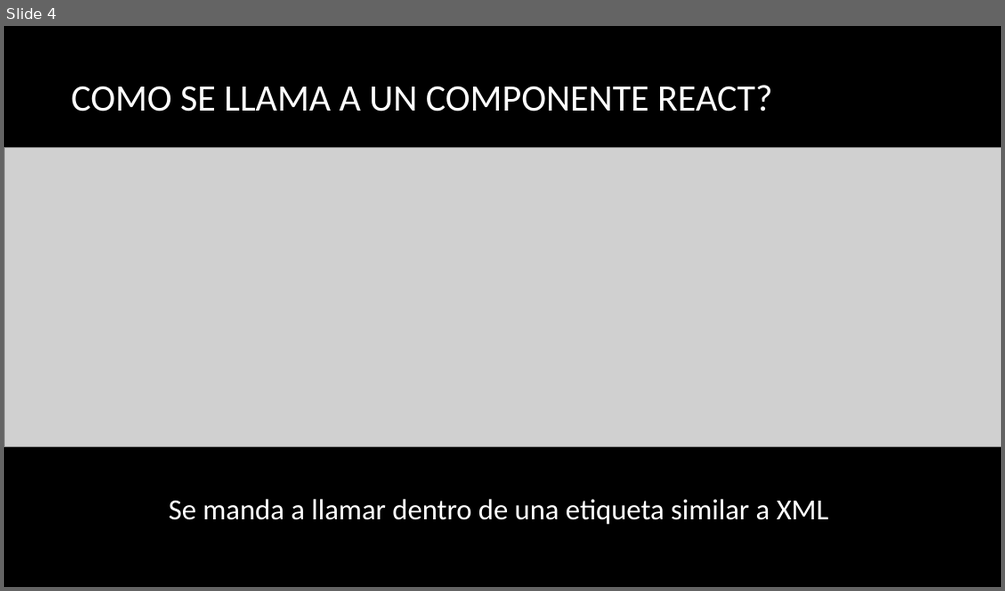
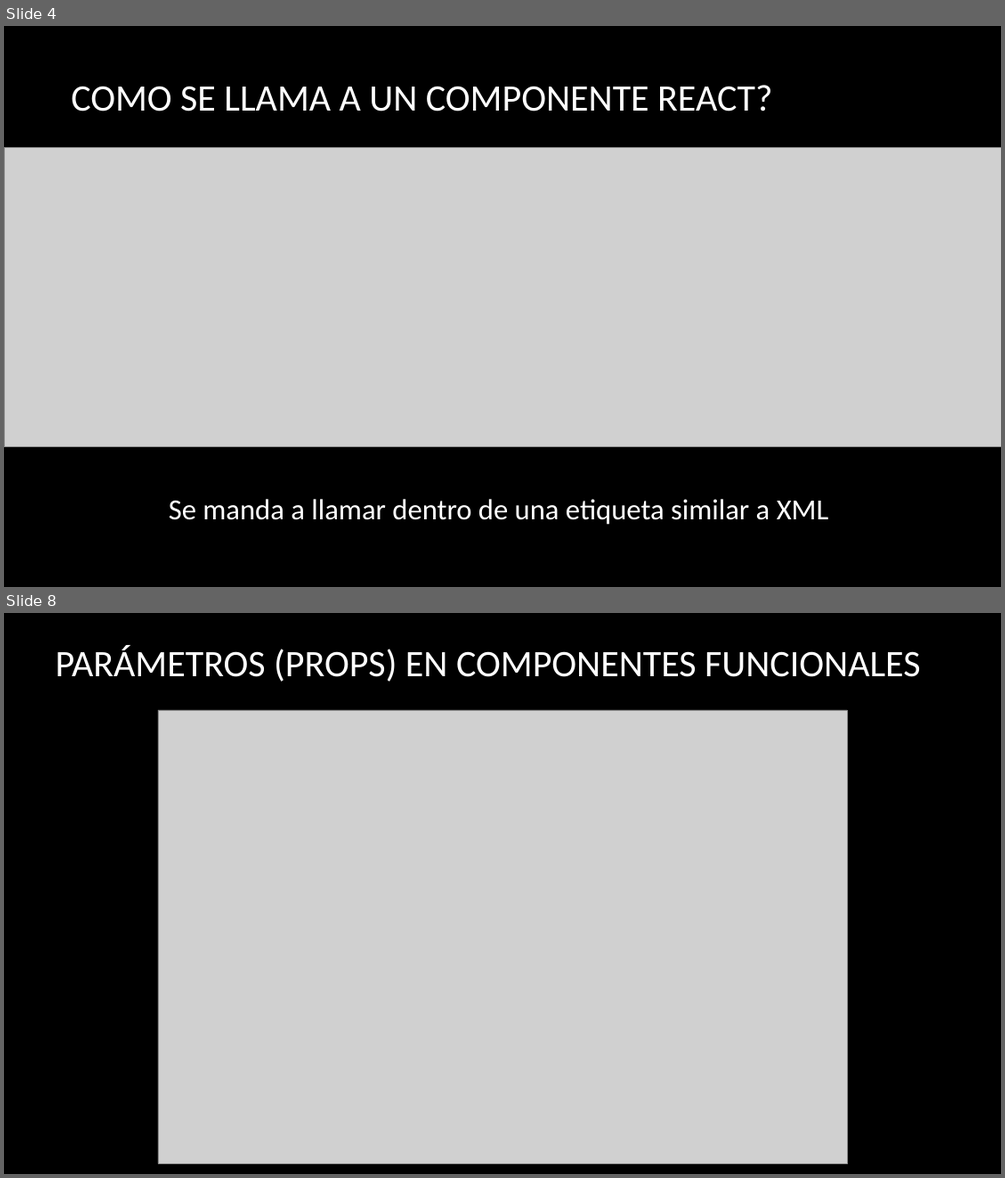
Before and after one commit to ProfeSantiago/ReactJS, a slide deck: 2) Componentes React.pptx. Shown one above the other, each under a label of ours: slide 4 before the commit, slides 4 and 8 after it; the slides between them are not shown. The pictures are 1005x591 and 1005x1178 pixels, drawn with LibreOffice and Linux fonts; fonts in the diff are those of the drawing; grey boxes stand for pictures; background and template pictures are left out. Boxes give left, top, right and bottom in pixels: in the first picture for what was removed or moved away, otherwise in the second. Text is boxed around its words. In the diff, an @@ line names an element or a change of style, - is before the commit and + after.

```diff
--- a/2) Componentes React.pptx
+++ b/2) Componentes React.pptx
@@ slide 8 added at [4, 613, 1001, 1174], background picture (left out) @@
@@ title added at [56, 645, 920, 682], 36 pt, text #FFFFFF @@
+PARÁMETROS (PROPS) EN COMPONENTES FUNCIONALES
@@ picture added at [158, 710, 848, 1163] @@
```
Also in this commit, not shown: 3 slides changed, 2 other slides added, 9 other files.
